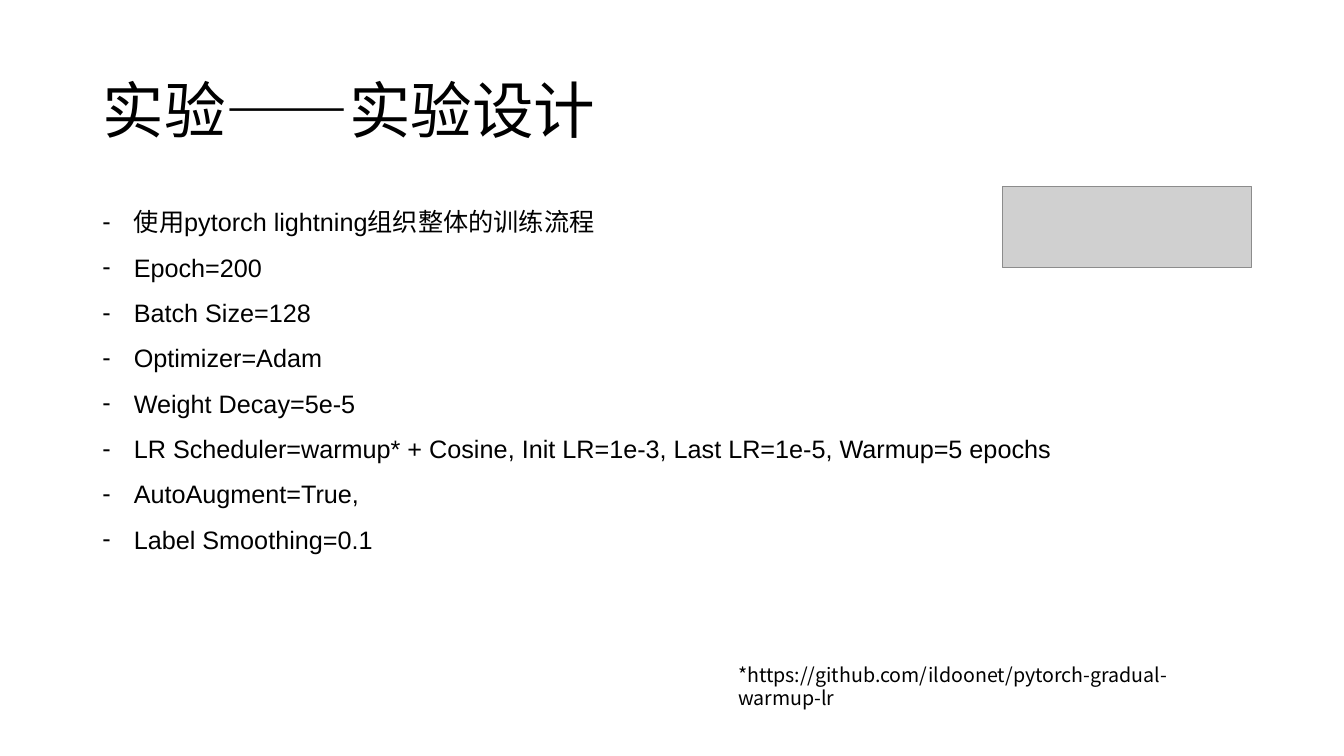
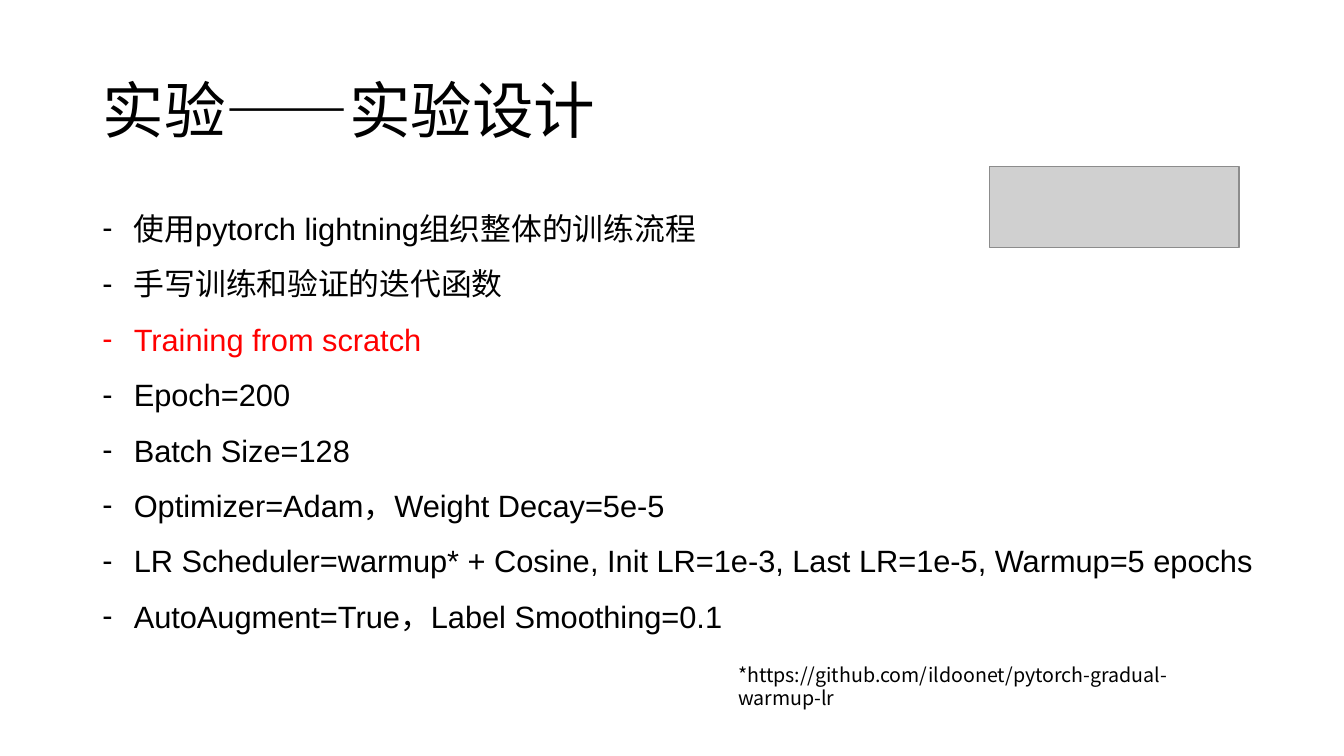
Before and after one commit to miniTsl/THUAI, a slide deck: slide 7 of 图像分类-孙一-房鋆.pptx. Drawn at 1344x756 pixels with LibreOffice and Linux fonts; fonts in the diff are those of the drawing; grey boxes stand for pictures. Boxes give left, top, right and bottom in pixels: in the first picture for what was removed or moved away, otherwise in the second. Text is boxed around its words. In the diff, an @@ line names an element or a change of style, - is before the commit and + after.

```diff
--- a/图像分类-孙一-房鋆.pptx
+++ b/图像分类-孙一-房鋆.pptx
@@ picture: place and size @@
-picture at <box>1002,187,1251,268</box>
+picture at <box>990,166,1239,248</box>
@@ text at <box>134,214,1252,578</box>: size 18 to 22 pt in "使用pytorch lightning组织整体的训练流程", "Epoch=200", "Batch Size=128", "LR Scheduler=warmup* + Cosine, Init LR=1e-3, Last ..." @@
@@ text at <box>134,269,503,356</box>: paragraphs added @@
+– 手写训练和验证的迭代函数
+– Training from scratch
@@ text at <box>134,494,665,523</box>: text changed; size 18 to 22 pt @@
-– Optimizer=Adam
-– Weight Decay=5e-5
+– Optimizer=Adam，Weight Decay=5e-5
@@ text at <box>134,605,723,633</box>: text changed; size 18 to 22 pt @@
-– AutoAugment=True,
-– Label Smoothing=0.1
+– AutoAugment=True，Label Smoothing=0.1
```
Also in this commit, not shown: 3 other slides changed, 1 other file.
